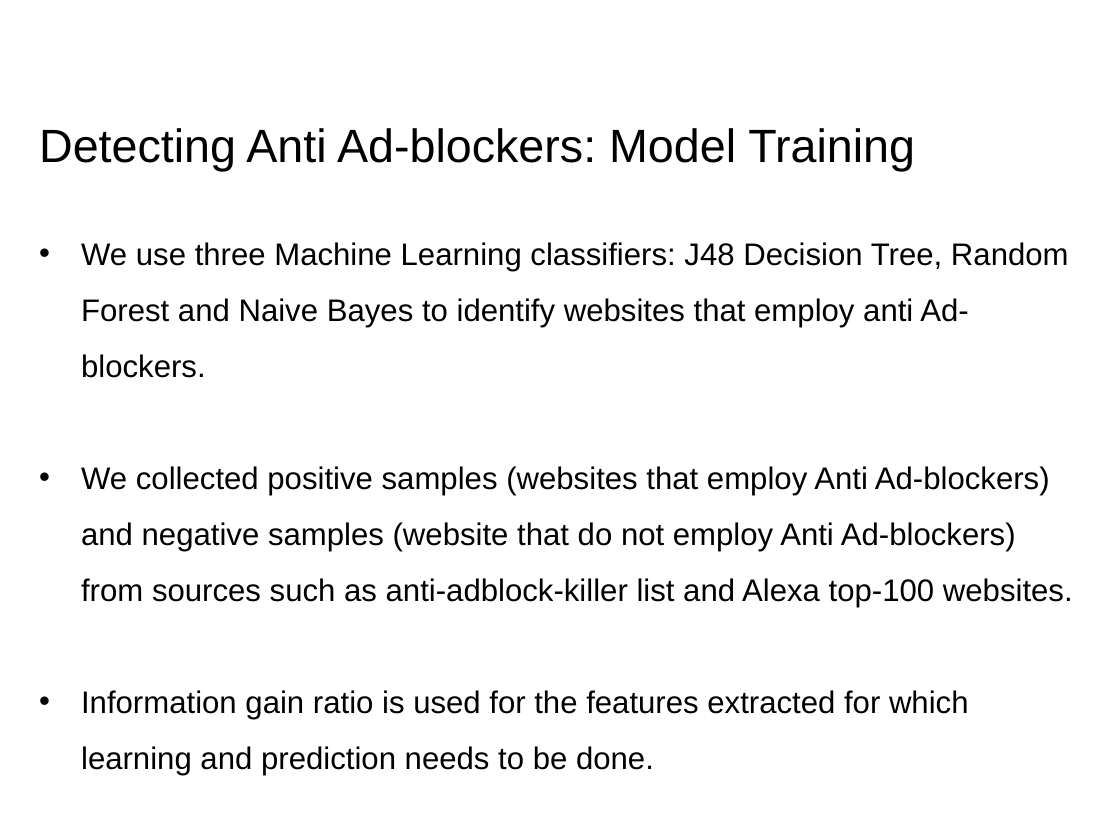
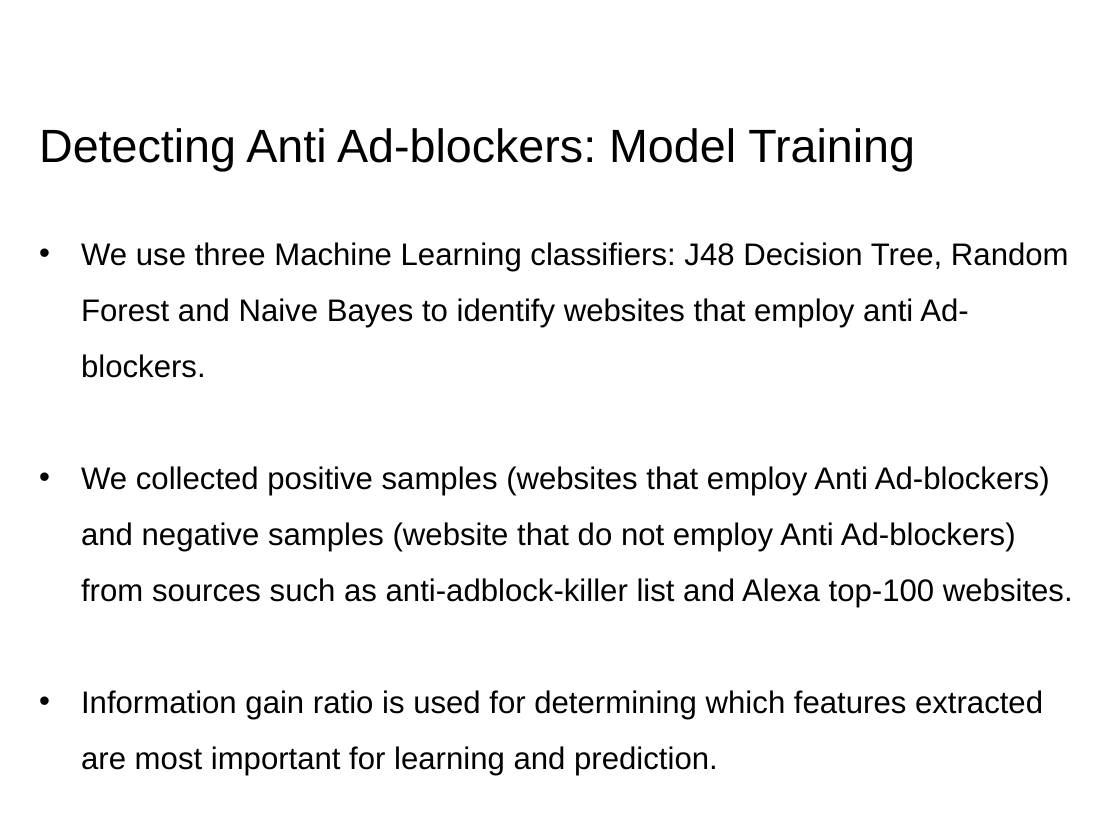
Before and after one commit to RohitPanda/seminar-blocking-adblockers, a slide deck: slide 12 of ppt/Seminar - Rohit & Rohit.pptx. Drawn at 1120x840 pixels with LibreOffice and Linux fonts; fonts in the diff are those of the drawing; background and template pictures are left out. Boxes give left, top, right and bottom in pixels: in the first picture for what was removed or moved away, otherwise in the second. Text is boxed around its words. In the diff, an @@ line names an element or a change of style, - is before the commit and + after.

```diff
--- a/ppt/Seminar - Rohit & Rohit.pptx
+++ b/ppt/Seminar - Rohit & Rohit.pptx
@@ text at [81, 690, 1043, 775]: text changed @@
-• Information gain ratio is used for the features extracted for which learning and prediction needs to be done.
+• Information gain ratio is used for determining which features extracted are most important for learning and prediction.
```
Also in this commit, not shown: 9 other slides changed, 2 slides added, 1 slide removed, 2 other files.
